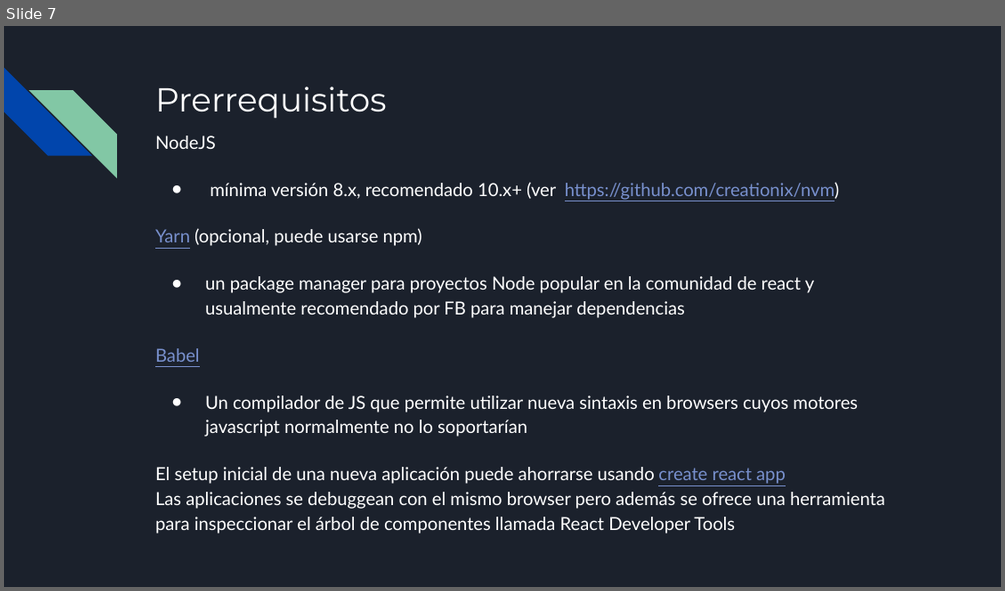
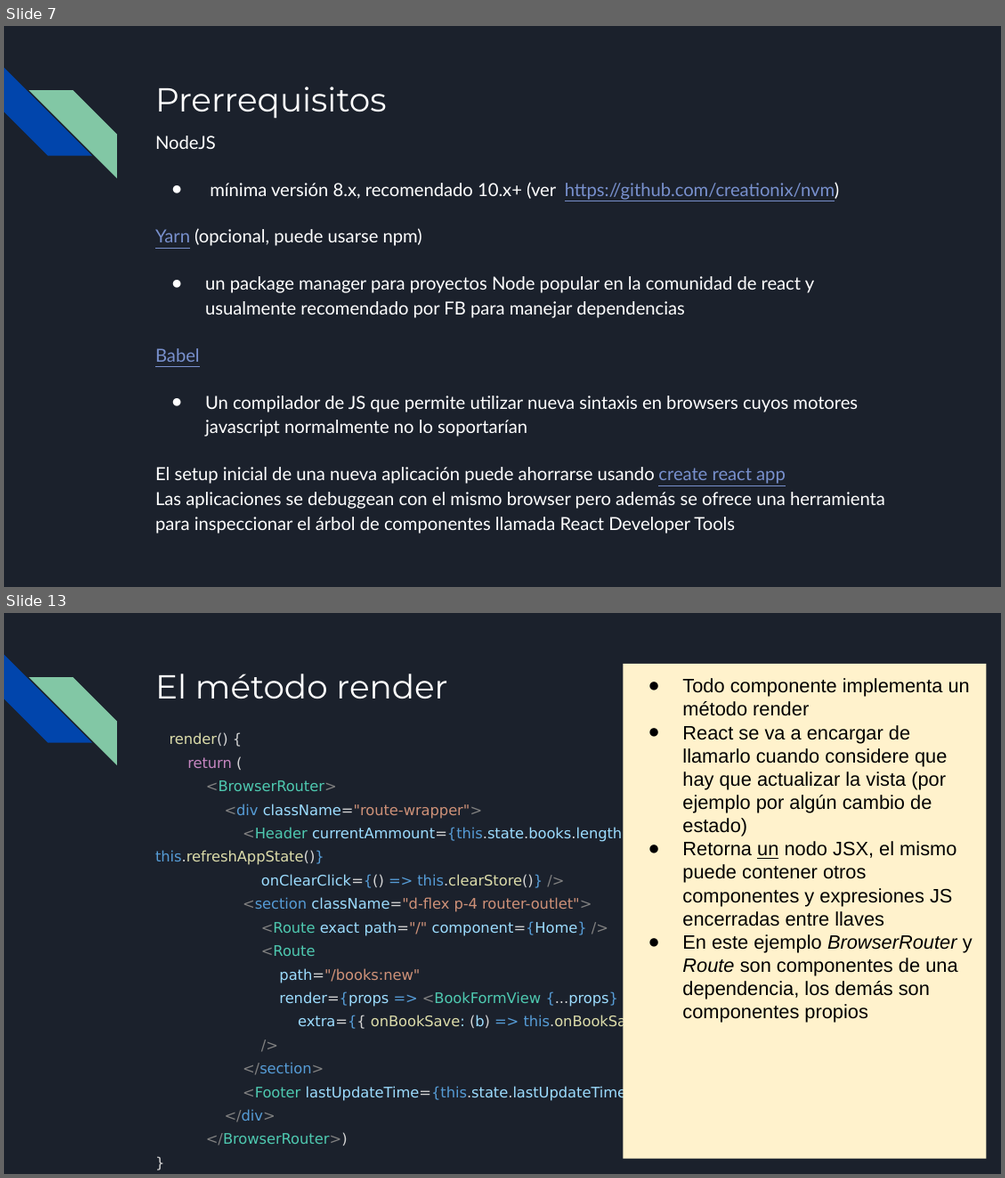
Before and after one commit to francisco-pinchentti/react-basics, a slide deck: docs/React I.odp. Shown one above the other, each under a label of ours: slide 7 before the commit, slides 7 and 13 after it; the slides between them are not shown. The pictures are 1005x591 and 1005x1178 pixels, drawn with LibreOffice and Linux fonts; fonts in the diff are those of the drawing. Boxes give left, top, right and bottom in pixels: in the first picture for what was removed or moved away, otherwise in the second. Text is boxed around its words. In the diff, an @@ line names an element or a change of style, - is before the commit and + after.

```diff
--- a/docs/React I.odp
+++ b/docs/React I.odp
@@ slide 13 added at box(4, 613, 1001, 1174), background #1B212C; not listed: 2 template elements that a slide beside it also shows @@
@@ rectangle added at box(623, 664, 986, 1159), fill #FFF2CC, 14 pt, text #000000 @@
+● Todo componente implementa un método render
+● React se va a encargar de llamarlo cuando considere que hay que actualizar la vista (por ejemplo por algún cambio de estado)
+● Retorna un nodo JSX, el mismo puede contener otros componentes y expresiones JS encerradas entre llaves
+● En este ejemplo BrowserRouter y Route son componentes de una dependencia, los demás son componentes propios
@@ title added at box(155, 674, 447, 698), 24 pt, text #FFFFFF @@
+El método render
@@ text added at box(155, 732, 764, 1145), 10.5 pt, text #9CDCFE @@
+render() {
+return (
+<BrowserRouter>
+<div className="route-wrapper">
+<Header currentAmmount={this.state.books.length} onRefreshClick={ () => this.refreshAppState()}
+onClearClick={() => this.clearStore()} />
+<section className="d-flex p-4 router-outlet">
+<Route exact path="/" component={Home} />
+<Route
+path="/books:new"
+render={props => <BookFormView {...props}
+extra={{ onBookSave: (b) => this.onBookSave(b) }} />}
+/>
+</section>
+<Footer lastUpdateTime={this.state.lastUpdateTime} />
+</div>
+</BrowserRouter>)
+}
```
Also in this commit, not shown: 6 slides changed, 4 other slides added, 1 slide removed, 10 other files.
